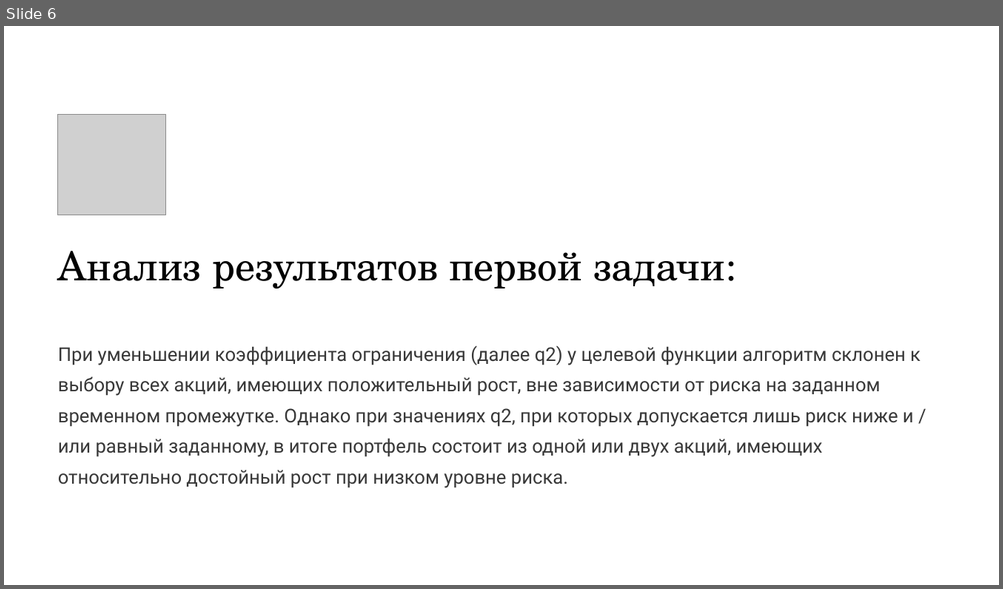
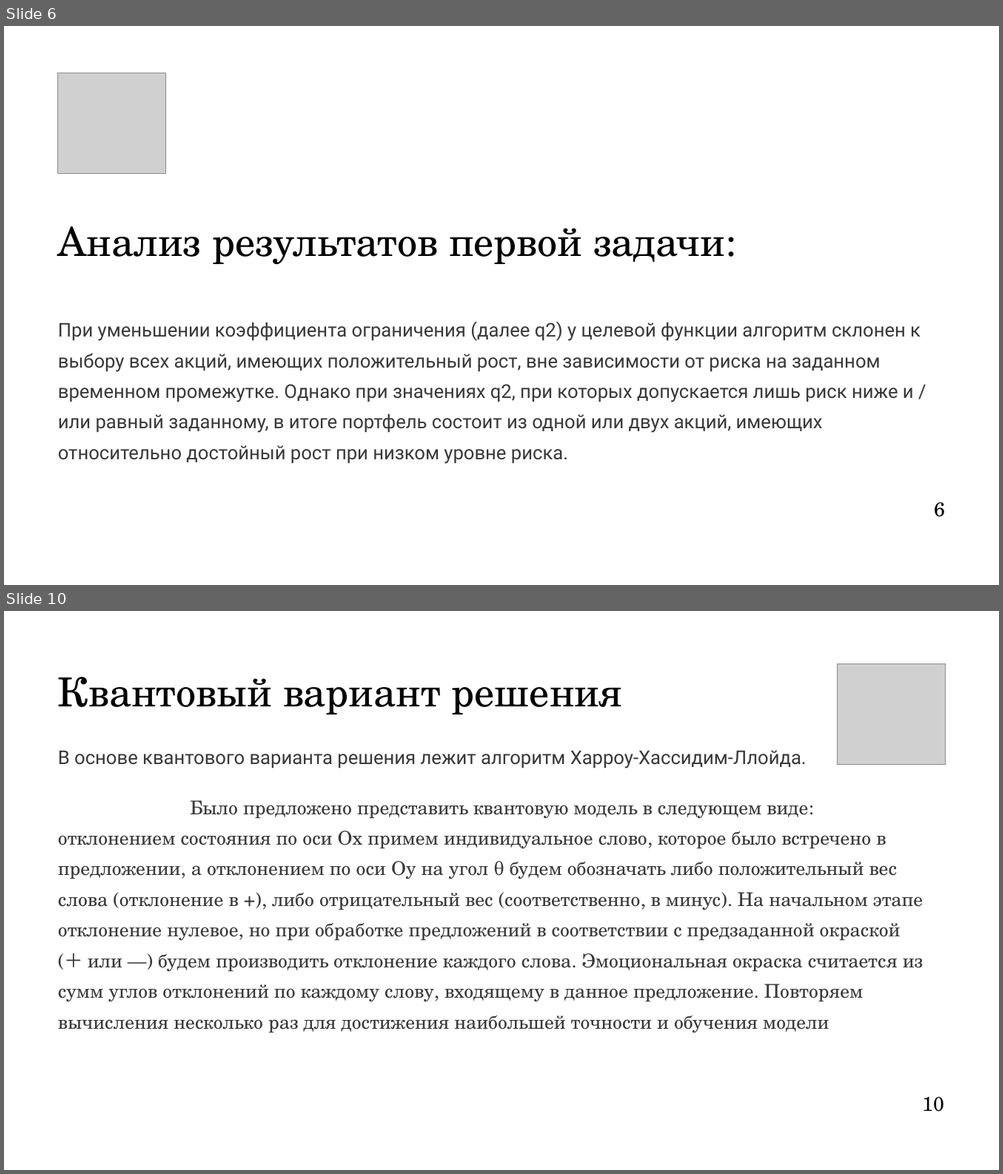
Before and after one commit to Quantum-Beavers/QuantHackaton_2024, a slide deck: 18 команда. Презентация.pptx. Shown one above the other, each under a label of ours: slide 6 before the commit, slides 6 and 10 after it; the slides between them are not shown. The pictures are 1003x589 and 1003x1174 pixels, drawn with LibreOffice and Linux fonts; fonts in the diff are those of the drawing; grey boxes stand for pictures; background and template pictures are left out. Boxes give left, top, right and bottom in pixels: in the first picture for what was removed or moved away, otherwise in the second. Text is boxed around its words. In the diff, an @@ line names an element or a change of style, - is before the commit and + after.

```diff
--- a/18 команда. Презентация.pptx
+++ b/18 команда. Презентация.pptx
@@ slide 10 added at bbox=[4, 611, 999, 1170], background #FFFFFF @@
@@ text added at bbox=[58, 677, 622, 715], 46.5 pt, text #020202 @@
+Квантовый вариант решения
@@ picture added at bbox=[837, 664, 945, 764] @@
@@ text added at bbox=[58, 750, 806, 769], 22 pt, text #383838 @@
+В основе квантового варианта решения лежит алгоритм Харроу-Хассидим-Ллойда.
@@ text added at bbox=[58, 800, 922, 1034], 22 pt, text #383838 @@
+Было предложено представить квантовую модель в следующем виде:
+отклонением состояния по оси Ox примем индивидуальное слово, которое было встречено в
+предложении, а отклонением по оси Oy на угол θ будем обозначать либо положительный вес
+слова (отклонение в +), либо отрицательный вес (соответственно, в минус). На начальном этапе
+отклонение нулевое, но при обработке предложений в соответствии с предзаданной окраской
+(＋ или —) будем производить отклонение каждого слова. Эмоциональная окраска считается из
+сумм углов отклонений по каждому слову, входящему в данное предложение. Повторяем
+вычисления несколько раз для достижения наибольшей точности и обучения модели
@@ text added at bbox=[922, 1097, 944, 1112], 23 pt, text #020202 @@
+10
@@ slide 6 changed as well @@
@@ rectangle removed at bbox=[4, 26, 999, 585] @@
@@ picture: place and size @@
-picture at bbox=[58, 114, 166, 215]
+picture at bbox=[58, 73, 166, 173]
@@ text "Анализ результатов первой задачи:": place and size @@
-text "Анализ результатов первой задачи:" at bbox=[58, 251, 725, 289]
+text "Анализ результатов первой задачи:" at bbox=[58, 227, 725, 264]
@@ text "При уменьшении коэффициента ограничения (далее ...": place and size @@
-text "При уменьшении коэффициента ограничения (далее ..." at bbox=[58, 346, 920, 488]
+text "При уменьшении коэффициента ограничения (далее ..." at bbox=[58, 321, 920, 464]
@@ text added at bbox=[933, 503, 945, 517], 23 pt, text #020202 @@
+6
```
Also in this commit, not shown: 5 other slides changed, 4 other slides added, 3 slides removed.
